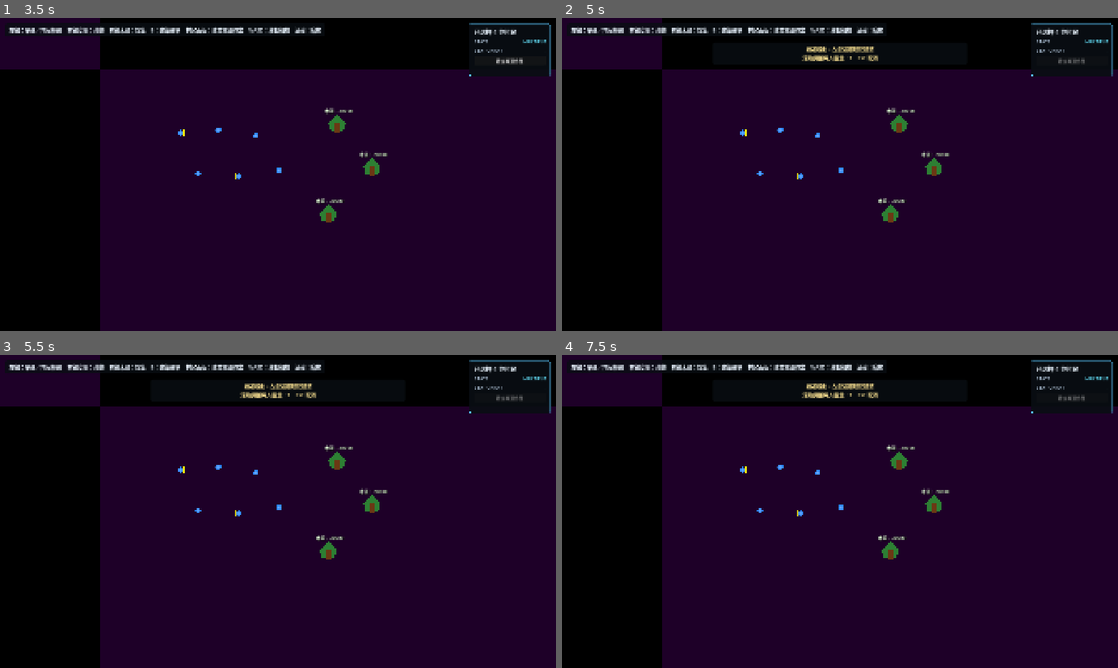
Above: before the commit, frames 1-4 (two rows, left to right).
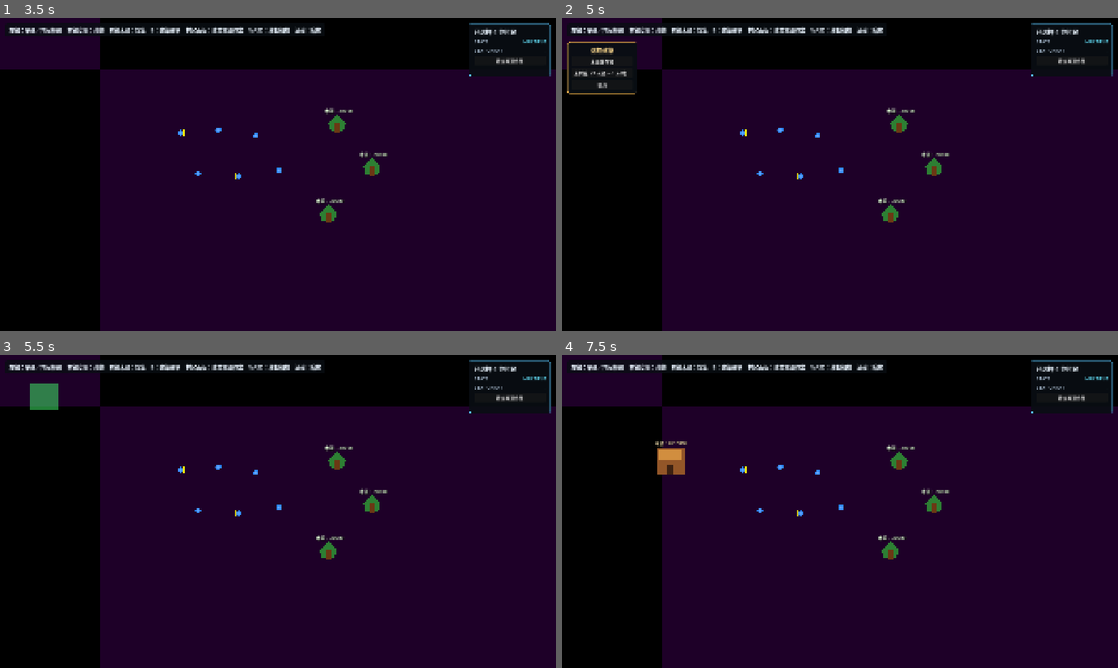
Above: after the commit, the same moments.

Repository: quittingjack/production_v3
Game: Godot game, scene res://scenes/main.tscn
Two runs of this game, one before a commit and one after it. Both use one fixed random seed, a clock stepped at 60 frames per second and the inputs below.
Inputs (mouse positions are in pixels of both pictures, inside the frame that each line leads up to):
- Up to frame 1 (3.5 s): tap Enter at 0.5, 2.75 s; move the mouse to (400, 158) at 0.52 s; tap S (camera_down) at 0.6 s; click (400, 158) at 0.67 s; tap Space at 1.25 s; drag from (166, 190) to (250, 237) at 1.27 s; move the mouse to (333, 105) at 2.02 s; tap D (camera_right) at 2.1 s; click (333, 105) at 2.17 s; drag from (250, 237) to (111, 127) at 2.77 s
- Up to frame 2 (5 s): click "建立搬運作業" at 3.5 s; tap Space at 4.25 s; move the mouse to (1006, 221) at 4.27 s; tap B at 4.35 s; click (1006, 221) at 4.42 s; tap Escape at 4.9 s
- Up to frame 3 (5.5 s): click (38, 398) at 5 s, where only the run after the commit has a clickable "木頭儲存場"
- Up to frame 4 (7.5 s): click (1073, 398) at 5.75 s, where only the run after the commit has a clickable "建立搬運作業"; click (1073, 398) at 6.5 s, where only the run after the commit has a clickable "建立搬運作業"; tap Enter at 7.25 s; drag from (673, 464) to (756, 433) at 7.27 s

Frame 1 is identical in both runs. In frame 2, 1.0% of the frame differs, in the area x 0-94%, y 7-25%; in frame 3, 0.9%; in frame 4, 1.0%.

Commit message:
Add haul amount cursor label and update haul planning mechanics

Diff:
--- a/scenes/main.tscn
+++ b/scenes/main.tscn
@@ -154,6 +154,18 @@
 text = "搬運規劃"
 horizontal_alignment = 1
 
+[node name="HaulAmountCursorLabel" type="Label" parent="Interface"]
+visible = false
+offset_left = 24.0
+offset_top = 24.0
+offset_right = 140.0
+offset_bottom = 58.0
+mouse_filter = 2
+theme_override_colors/font_color = Color(1, 0.95, 0.72, 1)
+theme_override_font_sizes/font_size = 16
+theme_override_styles/normal = SubResource("StyleBoxFlat_help")
+text = "x1/人"
+
 [node name="BuildingMenu" type="PanelContainer" parent="Interface"]
 visible = false
 offset_left = 18.0
--- a/scripts/selection_manager.gd
+++ b/scripts/selection_manager.gd
@@ -7,6 +7,7 @@
 @onready var selection_border: Line2D = $SelectionBorder
 @onready var haul_route_preview: Line2D = $HaulRoutePreview
 @onready var haul_planning_label: Label = $"../Interface/HaulPlanningLabel"
+@onready var haul_amount_cursor_label: Label = $"../Interface/HaulAmountCursorLabel"
 
 var _selected_villagers: Array[Villager] = []
 var _left_button_down := false
@@ -21,6 +22,7 @@
 var _haul_waypoints: Array[Vector2] = []
 var _haul_amount_per_trip := 1
 var _haul_max_amount := 1
+const HAUL_CURSOR_LABEL_OFFSET := Vector2(16.0, 20.0)
 
 
 func _ready() -> void:
@@ -28,12 +30,15 @@
 	_set_selection_box_visible(false)
 	haul_route_preview.visible = false
 	haul_planning_label.visible = false
+	haul_amount_cursor_label.visible = false
 
 
 func _process(_delta: float) -> void:
+	var mouse_position := get_viewport().get_mouse_position()
 	var world_position := _screen_to_world(get_viewport().get_mouse_position())
 	if _is_haul_planning:
 		_update_haul_preview(world_position)
+		_update_haul_amount_cursor_label(mouse_position)
 		_set_hovered_interaction_host(_find_building_at(world_position))
 		return
 
@@ -42,6 +47,20 @@
 		return
 
 	_update_hovered_interaction_host(world_position)
+
+
+func _input(event: InputEvent) -> void:
+	if not _is_haul_planning:
+		return
+
+	if (
+		event is InputEventKey
+		and event.pressed
+		and not event.echo
+		and event.keycode == KEY_ESCAPE
+	):
+		_cancel_haul_planning()
+		get_viewport().set_input_as_handled()
 
 
 func _unhandled_input(event: InputEvent) -> void:
@@ -94,6 +113,7 @@
 	if _haul_villagers.is_empty():
 		return
 
+	get_viewport().gui_release_focus()
 	_is_haul_planning = true
 	_haul_source = null
 	_haul_waypoints.clear()
@@ -101,7 +121,9 @@
 	haul_route_preview.clear_points()
 	haul_route_preview.visible = true
 	haul_planning_label.visible = true
+	haul_amount_cursor_label.visible = true
 	_update_haul_planning_label()
+	_update_haul_amount_cursor_label(get_viewport().get_mouse_position())
 	_set_hovered_interaction_host(null)
 
 
@@ -127,14 +149,6 @@
 func _handle_haul_planning_input(event: InputEvent) -> void:
 	if event is InputEventKey:
 		var key_event := event as InputEventKey
-		if (
-			key_event.pressed
-			and not key_event.echo
-			and key_event.keycode == KEY_ESCAPE
-		):
-			_cancel_haul_planning()
-			get_viewport().set_input_as_handled()
-			return
 		if (
 			key_event.pressed
 			and not key_event.echo
@@ -220,6 +234,7 @@
 	haul_route_preview.clear_points()
 	haul_route_preview.visible = false
 	haul_planning_label.visible = false
+	haul_amount_cursor_label.visible = false
 	_set_hovered_interaction_host(null)
 
 
@@ -248,6 +263,29 @@
 		+ "左鍵空地新增中間點，左鍵相容建築完成\n"
 		+ "右鍵撤銷中間點　Esc 取消"
 	) % [
+		String(_haul_source.get_output_resource_type()),
+		_haul_amount_per_trip,
+	]
+	_update_haul_amount_cursor_text()
+
+
+func _update_haul_amount_cursor_label(mouse_position: Vector2) -> void:
+	if not _is_haul_planning:
+		return
+
+	haul_amount_cursor_label.position = mouse_position + HAUL_CURSOR_LABEL_OFFSET
+	_update_haul_amount_cursor_text()
+
+
+func _update_haul_amount_cursor_text() -> void:
+	if not _is_haul_planning:
+		return
+
+	if not is_instance_valid(_haul_source):
+		haul_amount_cursor_label.text = "x%d/人" % _haul_amount_per_trip
+		return
+
+	haul_amount_cursor_label.text = "%s x%d" % [
 		String(_haul_source.get_output_resource_type()),
 		_haul_amount_per_trip,
 	]
